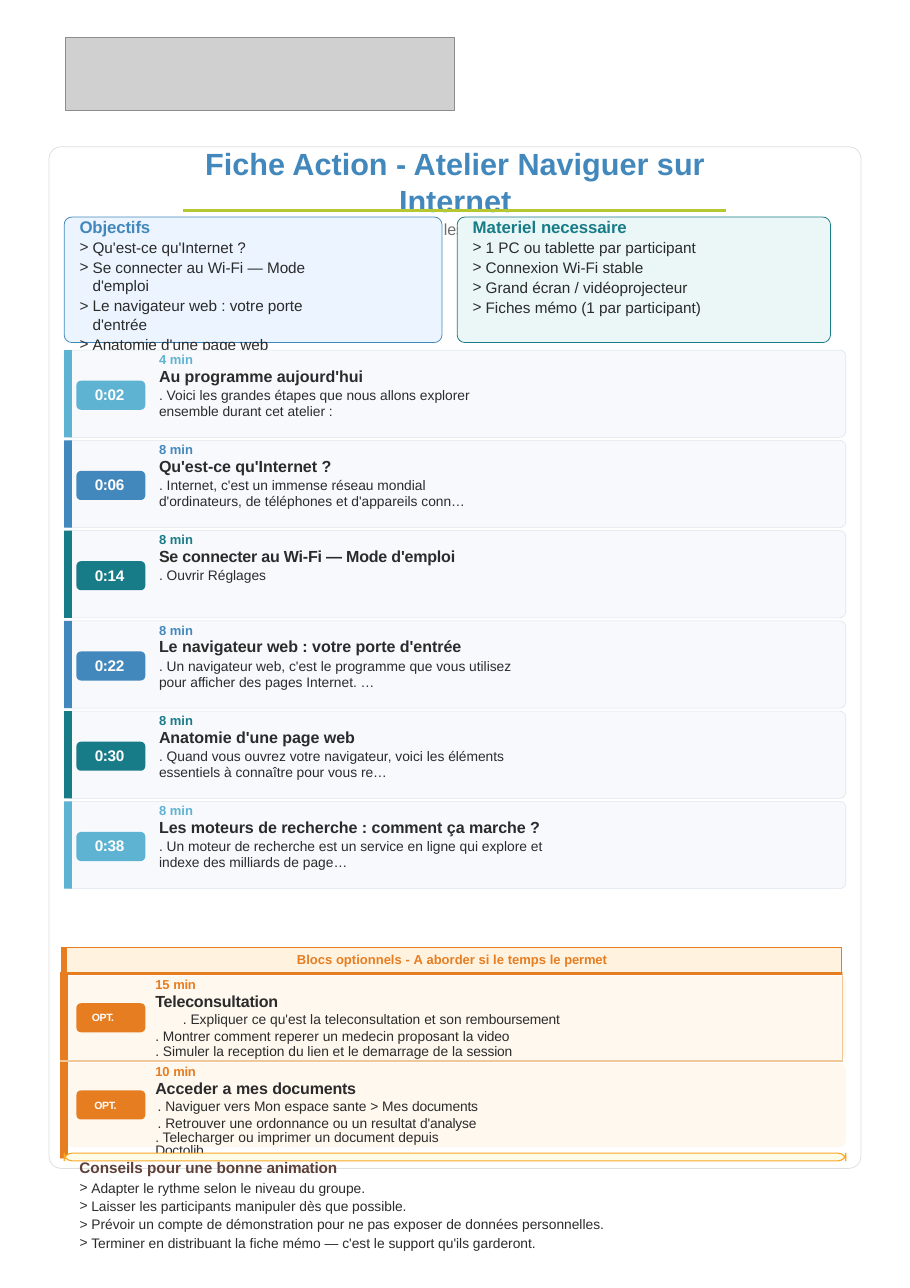
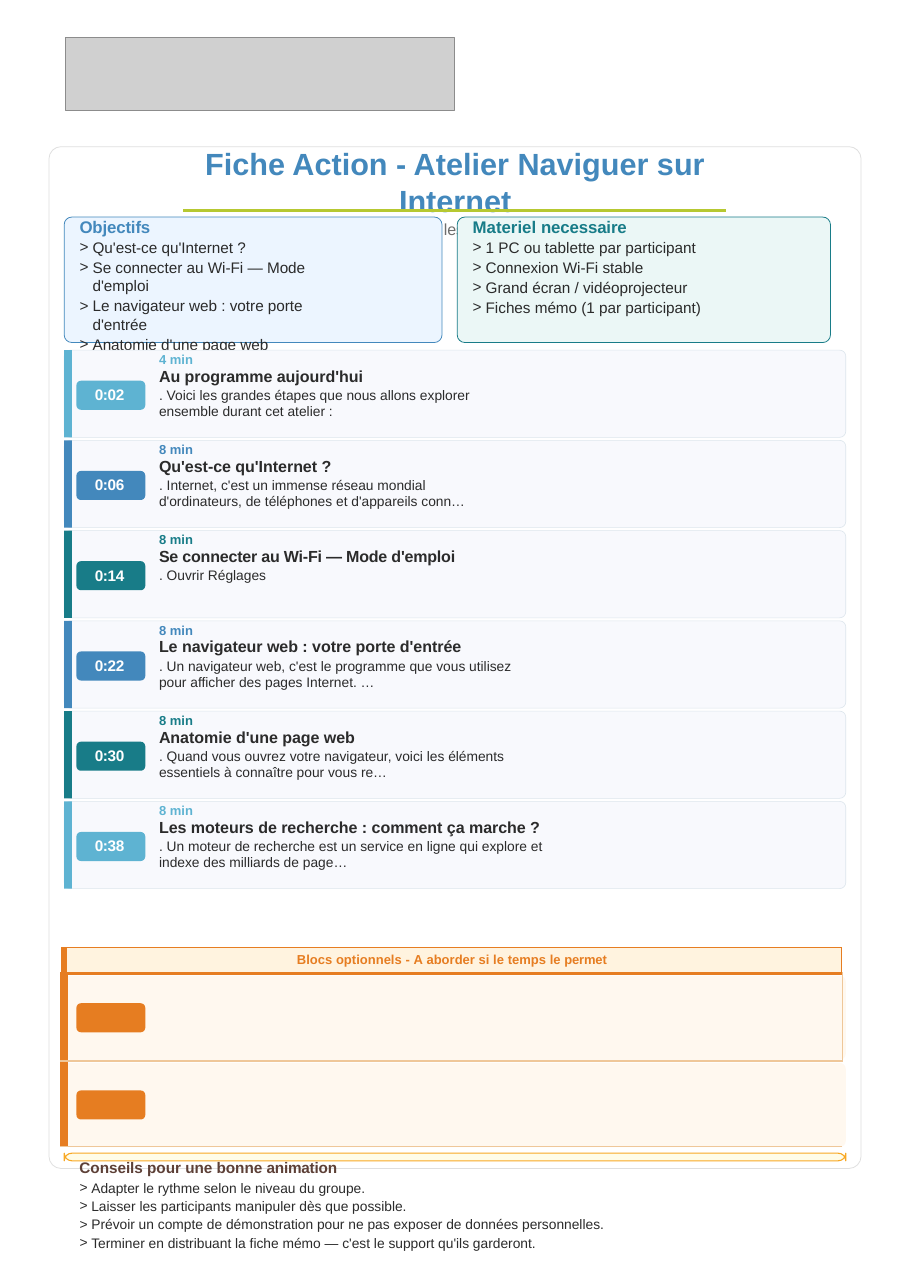
Before and after one commit to maswaddpt47-cmyk/REP_PEDA, a slide deck: slide 1 of assets/fiches/A5-fiche.pptx. Drawn at 910x1288 pixels with LibreOffice and Linux fonts; fonts in the diff are those of the drawing; grey boxes stand for pictures; background and template pictures are left out. Boxes give left, top, right and bottom in pixels: in the first picture for what was removed or moved away, otherwise in the second. Text is boxed around its words. In the diff, an @@ line names an element or a change of style, - is before the commit and + after.

```diff
--- a/assets/fiches/A5-fiche.pptx
+++ b/assets/fiches/A5-fiche.pptx
@@ table at (x1=64, y1=949, x2=842, y2=1149) @@
-row 2, column 1: 15 min / Teleconsultation / OPT. . Expliquer ce qu'est la teleconsultation et son remboursement / . Montrer comment reperer un medecin proposant la video / . Simuler la reception du lien et le demarrage de la session
+row 2, column 1: 
-row 3, column 1: 10 min / Acceder a mes documents / OPT. . Naviguer vers Mon espace sante > Mes documents / . Retrouver une ordonnance ou un resultat d'analyse / . Telecharger ou imprimer un document depuis Doctolib
+row 3, column 1: 
```
Also in this commit, not shown: 20 other files.
